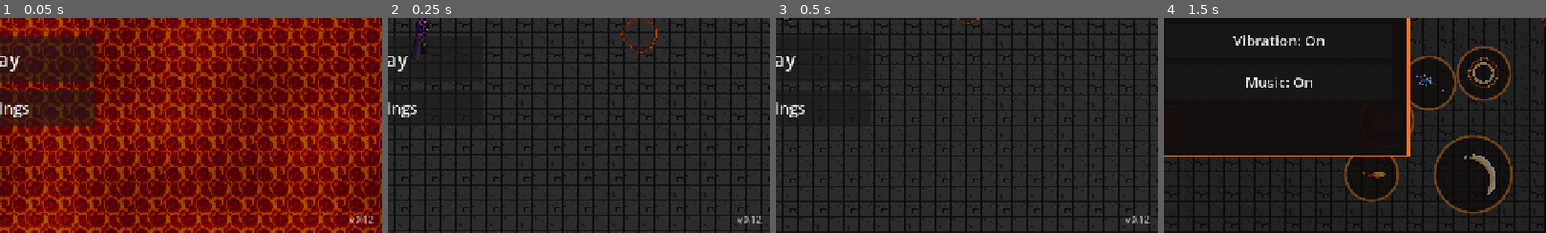
Above: before the commit, frames 1-4 (left to right).
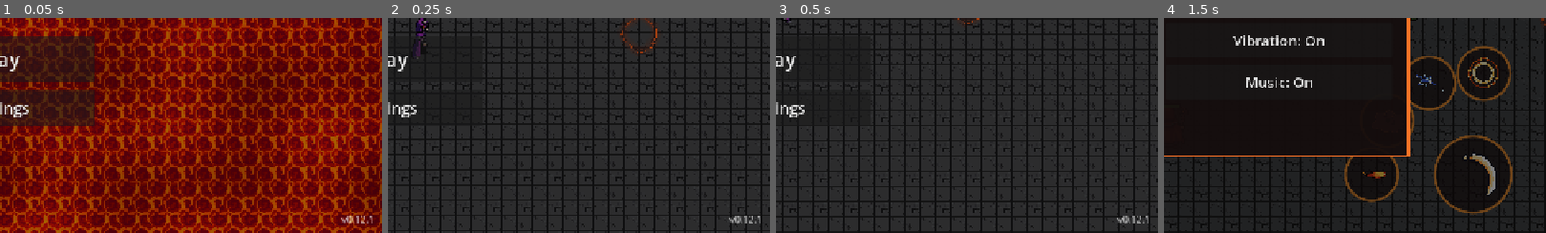
Above: after the commit, the same moments.

Repository: MariosToump/warlocks_on_android
Game: Godot game, scene res://scenes/game.tscn
Same seed, same stepped clock (60 frames per second), same inputs: the game is played once before the commit and once after it.
Inputs:
- Up to frame 1 (0.05 s): no input
- Up to frame 2 (0.25 s): no input
- Up to frame 3 (0.5 s): no input
- Up to frame 4 (1.5 s): click "Play" at 0.5 s; click "II" at 1.25 s
The pictures show only the part of the screen within x 50-100%, y 50-100%; the shares and areas given below are measured in that part.

The runs differ from the first frame. In frame 1, 0.2% of the frame differs, in the area x 89-98%, y 92-96%; in frame 2, 0.2%; in frame 3, 0.2%; in frame 4, nothing differs.

Commit message:
v0.12.1: the shop fits phone screens
The shop listed 7 new spells in one column: 968 px tall on a 720 px screen,
so Ready, the timer and the last spells were cut off on a 20:9 phone.
Now it fills the screen in three columns (your spells | new spells | items)
inside a ScrollContainer, and the pause button hides while it's open.
New windowed test tools/test_shop_layout.gd (1600x720 and 1280x720).

Co-Authored-By: Claude Opus 5.5 <noreply@anthropic.com>

Diff:
--- a/project.godot
+++ b/project.godot
@@ -15,7 +15,7 @@
 config/features=PackedStringArray("4.7")
 config/icon="res://icon.png"
 config/quit_on_go_back=false
-config/version="0.12"
+config/version="0.12.1"
 
 [display]
 
--- a/scripts/shop_panel.gd
+++ b/scripts/shop_panel.gd
@@ -1,16 +1,23 @@
 class_name ShopPanel
 extends Control
-## The between-rounds shop for the player: spell upgrades, the Homing Orb,
-## and items (max 2, sell for half). Opens on game.shop_opened, closes on
-## Ready or when the timer runs out. Item icons are drawn in code.
+## The between-rounds shop for the player: spell upgrades, new spells (two
+## slots), and items (max 2, sell for half). Opens on game.shop_opened, closes
+## on Ready or when the timer runs out. Item icons are drawn in code.
+## Layout (v0.12 fix): fills the screen with a margin, three columns (your
+## spells | new spells | items) in a ScrollContainer, so it never runs off a
+## phone screen; on a 1280x720 or wider screen nothing needs scrolling.
+
+const MARGIN := 12
 
 var game: Node
+var ready_button: Button
+var scroll: ScrollContainer
 
 var _dim: ColorRect
 var _gold: Label
 var _timer: Label
-var _ready_button: Button
 var _spells_box: VBoxContainer
+var _new_box: VBoxContainer
 var _items_box: VBoxContainer
 var _items_title: Label
 
@@ -29,61 +36,69 @@
 	sb.bg_color = Color(0.08, 0.05, 0.05, 0.95)
 	sb.border_color = Color(1.0, 0.45, 0.15)
 	sb.set_border_width_all(3)
-	sb.set_content_margin_all(18)
+	sb.set_content_margin_all(14)
 	panel.add_theme_stylebox_override("panel", sb)
 	_dim.add_child(panel)
-	panel.set_anchors_and_offsets_preset(Control.PRESET_CENTER)
-	panel.grow_horizontal = Control.GROW_DIRECTION_BOTH
-	panel.grow_vertical = Control.GROW_DIRECTION_BOTH
+	panel.set_anchors_and_offsets_preset(Control.PRESET_FULL_RECT, Control.PRESET_MODE_MINSIZE, MARGIN)
 
 	var root := VBoxContainer.new()
-	root.add_theme_constant_override("separation", 12)
+	root.add_theme_constant_override("separation", 8)
 	panel.add_child(root)
 
 	var head := HBoxContainer.new()
 	head.add_theme_constant_override("separation", 24)
 	root.add_child(head)
-	var title := _label("Shop", 32)
-	head.add_child(title)
-	_gold = _label("", 24, Color(1, 0.8, 0.3))
+	head.add_child(_label("Shop", 30))
+	_gold = _label("", 22, Color(1, 0.8, 0.3))
 	_gold.size_flags_horizontal = Control.SIZE_EXPAND_FILL
 	head.add_child(_gold)
-	_timer = _label("", 24)
+	_timer = _label("", 22)
 	head.add_child(_timer)
-	_ready_button = _button("Ready", _on_ready, Vector2(150, 52))
-	head.add_child(_ready_button)
-
+	ready_button = _button("Ready", _on_ready, Vector2(150, 48))
+	head.add_child(ready_button)
+
+	scroll = ScrollContainer.new()
+	scroll.size_flags_vertical = Control.SIZE_EXPAND_FILL
+	root.add_child(scroll)
 	var cols := HBoxContainer.new()
-	cols.add_theme_constant_override("separation", 28)
-	root.add_child(cols)
-	var left := VBoxContainer.new()
-	left.add_theme_constant_override("separation", 6)
-	cols.add_child(left)
-	left.add_child(_label("Spells", 22, Color(1, 0.6, 0.25)))
-	_spells_box = VBoxContainer.new()
-	_spells_box.add_theme_constant_override("separation", 6)
-	left.add_child(_spells_box)
-	var right := VBoxContainer.new()
-	right.add_theme_constant_override("separation", 6)
-	cols.add_child(right)
-	_items_title = _label("", 22, Color(1, 0.6, 0.25))
-	right.add_child(_items_title)
-	_items_box = VBoxContainer.new()
-	_items_box.add_theme_constant_override("separation", 6)
-	right.add_child(_items_box)
+	cols.add_theme_constant_override("separation", 20)
+	cols.size_flags_horizontal = Control.SIZE_EXPAND_FILL
+	scroll.add_child(cols)
+	_spells_box = _column(cols, "Your spells")
+	_new_box = _column(cols, "New spells (2 slots)")
+	_items_box = _column(cols, "")
+	_items_title = _items_box.get_parent().get_child(0)
 
 	visible = false
+
+
+func _column(cols: HBoxContainer, title: String) -> VBoxContainer:
+	var col := VBoxContainer.new()
+	col.add_theme_constant_override("separation", 4)
+	col.size_flags_horizontal = Control.SIZE_EXPAND_FILL
+	cols.add_child(col)
+	col.add_child(_label(title, 20, Color(1, 0.6, 0.25)))
+	var box := VBoxContainer.new()
+	box.add_theme_constant_override("separation", 4)
+	col.add_child(box)
+	return box
 
 
 func setup(g: Node) -> void:
 	game = g
 	game.shop_opened.connect(open)
-	game.shop_closed.connect(func(): visible = false)
+	game.shop_closed.connect(_close)
 
 
 func open() -> void:
 	visible = true
+	game.pause_menu.set_pause_button(false) # the panel fills the screen; Ready / the timer end it
 	refresh()
+
+
+func _close() -> void:
+	visible = false
+	game.pause_menu.set_pause_button(true)
 
 
 func _process(_delta: float) -> void:
@@ -104,6 +119,8 @@
 		c.queue_free()
 	for c in _items_box.get_children():
 		c.queue_free()
+	for c in _new_box.get_children():
+		c.queue_free()
 
 	for slot in Shop.SLOTS:
 		var s := w.get_spell(slot)
@@ -111,16 +128,16 @@
 			continue
 		var row := _row()
 		row.add_child(_spell_icon(s))
-		var lbl := _label("%s  Lv %d/3" % [s.spell_name, s.level], 20)
-		lbl.custom_minimum_size.x = 230
+		var lbl := _label("%s  Lv %d/3" % [s.spell_name, s.level], 18)
+		lbl.custom_minimum_size.x = 160
 		row.add_child(lbl)
 		var cost := Shop.upgrade_cost(w, slot)
-		var b := _button("Max" if cost < 0 else "Upgrade %dg" % cost, func(): _buy(func(): return Shop.upgrade(game, w, slot)))
+		var b := _button("Max" if cost < 0 else "Up %dg" % cost, func(): _buy(func(): return Shop.upgrade(game, w, slot)), Vector2(100, 44))
 		b.disabled = not Shop.can_upgrade(game, w, slot)
 		row.add_child(b)
 		if s.spell_id != "" and Shop.SPELLS.has(s.spell_id):
 			var id := s.spell_id
-			row.add_child(_button("Sell +%dg" % Shop.spell_sell_price(id), func(): _buy(func(): return Shop.sell_spell(game, w, id))))
+			row.add_child(_button("Sell +%dg" % Shop.spell_sell_price(id), func(): _buy(func(): return Shop.sell_spell(game, w, id)), Vector2(100, 44)))
 		_spells_box.add_child(row)
 	for id in Shop.SPELLS:
 		if Shop.has_spell(w, id):
@@ -132,19 +149,20 @@
 		icon.texture = sample.icon
 		icon.modulate = sample.icon_tint
 		sample.free()
-		icon.custom_minimum_size = Vector2(44, 44)
+		icon.custom_minimum_size = Vector2(36, 36)
 		icon.expand_mode = TextureRect.EXPAND_IGNORE_SIZE
 		icon.stretch_mode = TextureRect.STRETCH_KEEP_ASPECT_CENTERED
 		row.add_child(icon)
-		var lbl := _label("New: %s\n%s" % [info.name, info.desc], 16)
+		var lbl := _label("%s\n%s" % [info.name, info.desc], 14)
 		lbl.custom_minimum_size.x = 230
+		lbl.size_flags_horizontal = Control.SIZE_EXPAND_FILL
 		lbl.autowrap_mode = TextServer.AUTOWRAP_WORD
 		row.add_child(lbl)
 		var full := Shop.free_slot(w, id) == ""
-		var b := _button("Slots full" if full else "Buy %dg" % info.price, func(): _buy(func(): return Shop.buy_spell(game, w, id)))
+		var b := _button("Full" if full else "Buy %dg" % info.price, func(): _buy(func(): return Shop.buy_spell(game, w, id)), Vector2(90, 44))
 		b.disabled = not Shop.can_buy_spell(game, w, id)
 		row.add_child(b)
-		_spells_box.add_child(row)
+		_new_box.add_child(row)
 
 	_items_title.text = "Items (%d/%d)" % [w.items.size(), Shop.MAX_ITEMS]
 	for id in Shop.ITEMS:
@@ -153,14 +171,16 @@
 		var icon := ItemIcon.new()
 		icon.item = id
 		row.add_child(icon)
-		var lbl := _label("%s\n%s" % [info.name, info.desc], 17)
-		lbl.custom_minimum_size.x = 200
+		var lbl := _label("%s\n%s" % [info.name, info.desc], 15)
+		lbl.custom_minimum_size.x = 170
+		lbl.size_flags_horizontal = Control.SIZE_EXPAND_FILL
+		lbl.autowrap_mode = TextServer.AUTOWRAP_WORD
 		row.add_child(lbl)
 		var b: Button
 		if id in w.items:
-			b = _button("Sell +%dg" % Shop.sell_price(id), func(): _buy(func(): return Shop.sell_item(game, w, id)))
+			b = _button("Sell +%dg" % Shop.sell_price(id), func(): _buy(func(): return Shop.sell_item(game, w, id)), Vector2(90, 44))
 		else:
-			b = _button("Buy %dg" % info.price, func(): _buy(func(): return Shop.buy_item(game, w, id)))
+			b = _button("Buy %dg" % info.price, func(): _buy(func(): return Shop.buy_item(game, w, id)), Vector2(90, 44))
 			b.disabled = not Shop.can_buy_item(game, w, id)
 		row.add_child(b)
 		_items_box.add_child(row)
@@ -182,7 +202,7 @@
 	var t := TextureRect.new()
 	t.texture = s.icon
 	t.modulate = s.icon_tint
-	t.custom_minimum_size = Vector2(44, 44)
+	t.custom_minimum_size = Vector2(36, 36)
 	t.expand_mode = TextureRect.EXPAND_IGNORE_SIZE
 	t.stretch_mode = TextureRect.STRETCH_KEEP_ASPECT_CENTERED
 	return t
@@ -200,7 +220,7 @@
 func _button(text: String, cb: Callable, min_size := Vector2(150, 48)) -> Button:
 	var b := Button.new()
 	b.text = text
-	b.add_theme_font_size_override("font_size", 20)
+	b.add_theme_font_size_override("font_size", 18)
 	b.custom_minimum_size = min_size
 	b.focus_mode = Control.FOCUS_NONE
 	b.pressed.connect(cb)
--- a/tools/test_shop.gd
+++ b/tools/test_shop.gd
@@ -42,6 +42,7 @@
 	await _seconds(0.45)
 	_check(game.state == game.State.SHOP, "shop opens after the round")
 	_check(panel.visible, "shop panel shown")
+	_check(_panel_has_text(panel, "Time Stop"), "every new spell is listed")
 	_check(Shop.gold_of(game, player) == 10 + 2 * 5 + 5, "base 10 + 2 kills x5 + win 5 = %d" % Shop.gold_of(game, player))
 	_check(blue.get_spell("Q").level == 1 and Shop.gold_of(game, blue) == 0, "bots spend their gold (blue Q lv %d, %d gold)" % [blue.get_spell("Q").level, Shop.gold_of(game, blue)])
 
@@ -93,7 +94,7 @@
 	_check(Shop.upgrade_cost(player, "D") == 10, "and it can be upgraded")
 	panel.refresh()
 	await _frames(1) # old rows are freed at the end of the frame
-	_check(not _panel_has_text(panel, "New: Homing Orb"), "panel stops offering it")
+	_check(not _panel_has_text(panel, "Homing Orb\n"), "panel stops offering it")
 
 	print("two shop slots (v0.12)")
 	game.gold[player] = 100
@@ -121,8 +122,10 @@
 	game.gold[player] = 25
 
 	print("ready starts the next round, buys are kept")
-	panel._ready_button.pressed.emit()
+	_check(not game.pause_menu._pause_button.visible, "no pause button over the shop")
+	panel.ready_button.pressed.emit()
 	await _frames(2)
+	_check(game.pause_menu._pause_button.visible, "pause button back after the shop")
 	_check(game.state == game.State.COUNTDOWN and game.round_number == 2, "Ready -> round 2 countdown")
 	_check(not panel.visible, "panel closed")
 	_check(q.level == 1 and player.get_spell("D") != null and player.items.size() == 2, "upgrades, spells and items kept")
--- /dev/null
+++ b/tools/test_shop_layout.gd
@@ -0,0 +1,72 @@
+extends SceneTree
+## The shop fits on a phone screen (v0.12 fix). Needs a window: headless Godot
+## measures text as zero size, so the layout can't be checked there.
+##   godot --path . -s tools/test_shop_layout.gd
+## Checks 1600x720 (a 20:9 phone, e.g. 2400x1080) and 1280x720 (16:9), with
+## nothing bought (every new spell listed) and with both slots full.
+
+var game: Node
+var failures := 0
+
+
+func _init() -> void:
+	game = load("res://scenes/game.tscn").instantiate()
+	game.bot_ai = false
+	game.shrink_arena = false
+	game.apply_settings = false
+	game.title_screen = false
+	game.shop_time = 60.0
+	root.add_child(game)
+	_run.call_deferred()
+
+
+func _run() -> void:
+	if DisplayServer.get_name() == "headless":
+		print("needs a window: skipped")
+		print("TEST PASSED (0 failures)")
+		quit(0)
+		return
+	await _frames(3)
+	var player: Wizard = game.player
+	game.gold[player] = 40
+	game.state = game.State.SHOP
+	game.state_left = 60.0
+	game.shop_opened.emit()
+	for size in [Vector2i(1600, 720), Vector2i(1280, 720)]:
+		await _check_size(size, "nothing bought")
+	game.gold[player] = 99
+	Shop.buy_spell(game, player, "meteor")
+	Shop.buy_spell(game, player, "swap")
+	Shop.buy_item(game, player, "ring")
+	game.shop_panel.refresh()
+	for size in [Vector2i(1600, 720), Vector2i(1280, 720)]:
+		await _check_size(size, "both slots full")
+	print("TEST %s (%d failures)" % ["PASSED" if failures == 0 else "FAILED", failures])
+	quit(1 if failures else 0)
+
+
+func _check_size(size: Vector2i, what: String) -> void:
+	DisplayServer.window_set_size(size)
+	await _frames(6)
+	var panel: ShopPanel = game.shop_panel
+	var screen := root.get_visible_rect()
+	print("%s at %s" % [what, screen.size])
+	var box: Control = panel.get_child(0).get_child(0)
+	_check(screen.encloses(box.get_global_rect()), "the shop panel fits (%s)" % box.get_global_rect())
+	_check(screen.encloses(panel.ready_button.get_global_rect()), "Ready button on screen")
+	for b: Button in panel.find_children("*", "Button", true, false):
+		if b.is_queued_for_deletion():
+			continue
+		if not panel.scroll.get_global_rect().encloses(b.get_global_rect()) and b != panel.ready_button:
+			_check(false, "button '%s' visible without scrolling (%s)" % [b.text, b.get_global_rect()])
+
+
+func _check(ok: bool, what: String) -> void:
+	print(("  ok   " if ok else "  FAIL ") + what)
+	if not ok:
+		failures += 1
+
+
+func _frames(n: int) -> void:
+	for i in n:
+		await process_frame
Not shown, changed: export_presets.cfg
Not shown, added: tools/test_shop_layout.gd.uid
Not shown, changed: GAME_DESIGN.md
